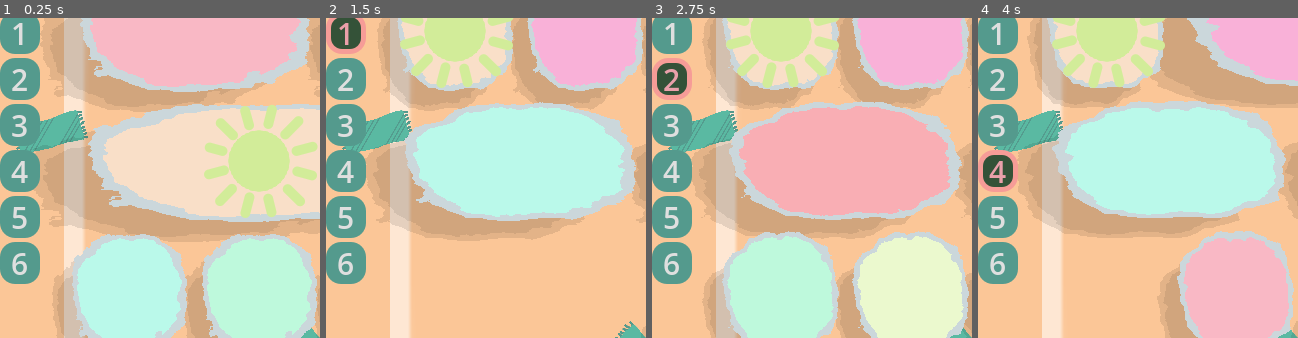
Above: before the commit, frames 1-4 (left to right).
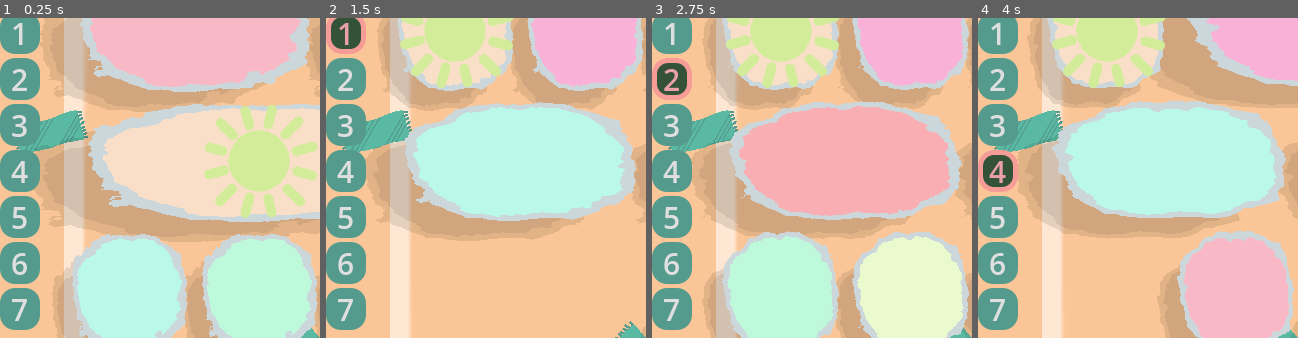
Above: after the commit, the same moments.

Repository: firelighted/comfyjam2026_slidingsun
Game: Godot game, scene res://scenes_scripts/main_2d.tscn
Same seed, same stepped clock (60 frames per second), same inputs: the game is played once before the commit and once after it. The engine's default icon, where the game draws it, is replaced by a stand-in: a white triangle on a blue panel in a dark square.
Inputs:
- Up to frame 1 (0.25 s): no input
- Up to frame 2 (1.5 s): click "0" at 0.5 s; click "1" at 1.25 s
- Up to frame 3 (2.75 s): click "2" at 2 s
- Up to frame 4 (4 s): click "3" at 2.75 s; click "4" at 3.5 s
The pictures show only the part of the screen within x 0-50%, y 18-68%; the shares and areas given below are measured in that part.

The runs differ from the first frame. In frame 1, 1.5% of the frame differs, in the area x 0-13%, y 84-98%; in frame 2, 1.5%; in frame 3, 1.5%; in frame 4, 1.5%.

Commit message:
fixed left 1x3 breaking bug

Diff:
--- a/block_manager.gd
+++ b/block_manager.gd
@@ -48,6 +48,12 @@
 		5,6,7,1,
 		-1,-1,-1,9
 	],
+	[
+		-1, -1, -1, -1,
+		-1, -1, -1, -1,
+		-1, 0, 0, 0,
+		-1, -1, -1, -1,
+	],
 ]
 
 
@@ -58,6 +64,7 @@
 const breaker_tiles_level_4 : Array[Vector2] = [Vector2(0, 0), Vector2(1,0)]
 const breaker_tiles_level_5 : Array[Vector2] = [Vector2(1, 0), Vector2(2,0)]
 const breaker_tiles_level_6 : Array[Vector2] = [Vector2(2, 3), Vector2(3,3)]
+const breaker_tiles_level_7 : Array[Vector2] = [Vector2(1, 0), Vector2(2,0)]
 # locations for wind breaker tiles in each level
 var breaker_tiles_levels = [
 	breaker_tiles_level_0,
@@ -66,7 +73,8 @@
 	breaker_tiles_level_3,
 	breaker_tiles_level_4,
 	breaker_tiles_level_5,
-	breaker_tiles_level_6
+	breaker_tiles_level_6,
+	breaker_tiles_level_7
 ]
 var level_move_counts : Array[int] = []
 var current_level = 0
@@ -559,6 +567,8 @@
 ### and ordered by x value
 func _break_block(id: int) -> void:
 	var N = breaker_tiles.size()
+	var original_width # width of the original block
+	var x_offset # offset of the bottom-left corner of a block from the breaker tile
 
 	for i in N:
 		var tile = breaker_tiles[i]
@@ -569,17 +579,27 @@
 		if i == 0:
 			# if the tile is to the left of the breaking tile, then
 			# its width should be increased to match
-			# the corresponding case for on the right isn't dealt with (but should be)
-			var x_offset = max(tile.x - b.grid_pos.x, 0)
-
+			x_offset = max(tile.x - b.grid_pos.x, 0)
+			original_width = b.dims.x
 			b.set_variables(id_at_tile, 1 + x_offset, 1, tile.x - x_offset, tile.y)
 		else: # second loop: create new blocks and add them to the level
 			var new_id = _find_lowest_unoccupied_id()
 			set_array(new_id, tile.x, tile.y)
+
+			# last iteration
+			if i == N - 1:
+				var extra = original_width - N - x_offset
+
+				# if there are extra tiles to the right, then
+				# update their ids in the level array
+				for j in extra:
+					set_array(new_id, tile.x + j + 1, tile.y)
+
 			blocks.push_back(_create_block(new_id, tile.x, tile.y))
 			b.show_break()  # particles
 			play_sound(break_block_sound, true)
 
+	print(array)
 
 
 func _on_sound_toggle_check_button_toggled(toggled_on: bool) -> void:
